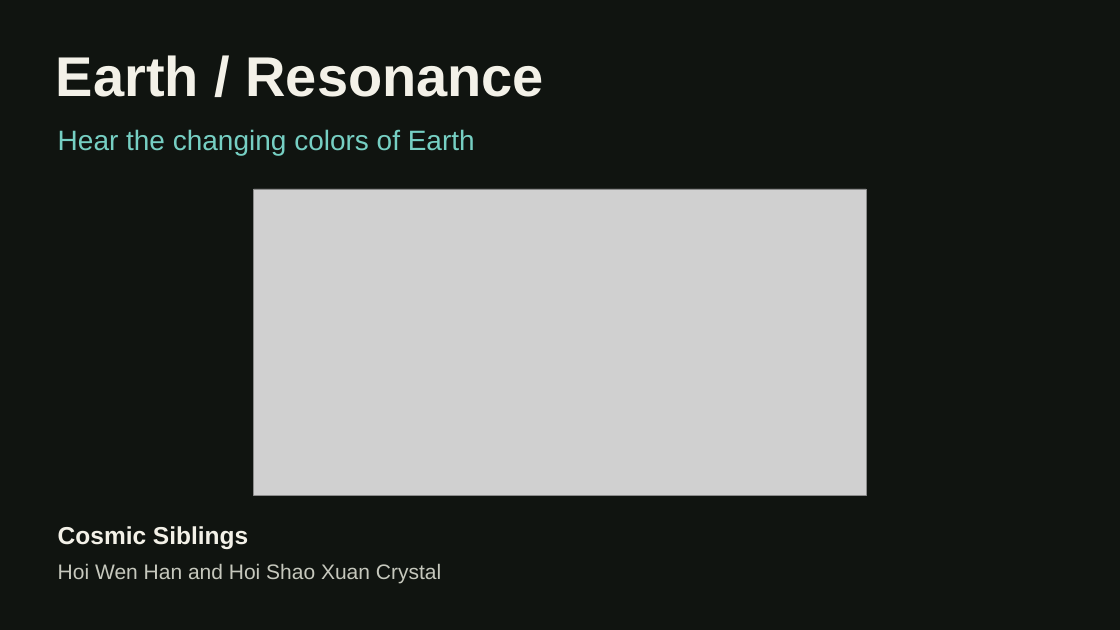
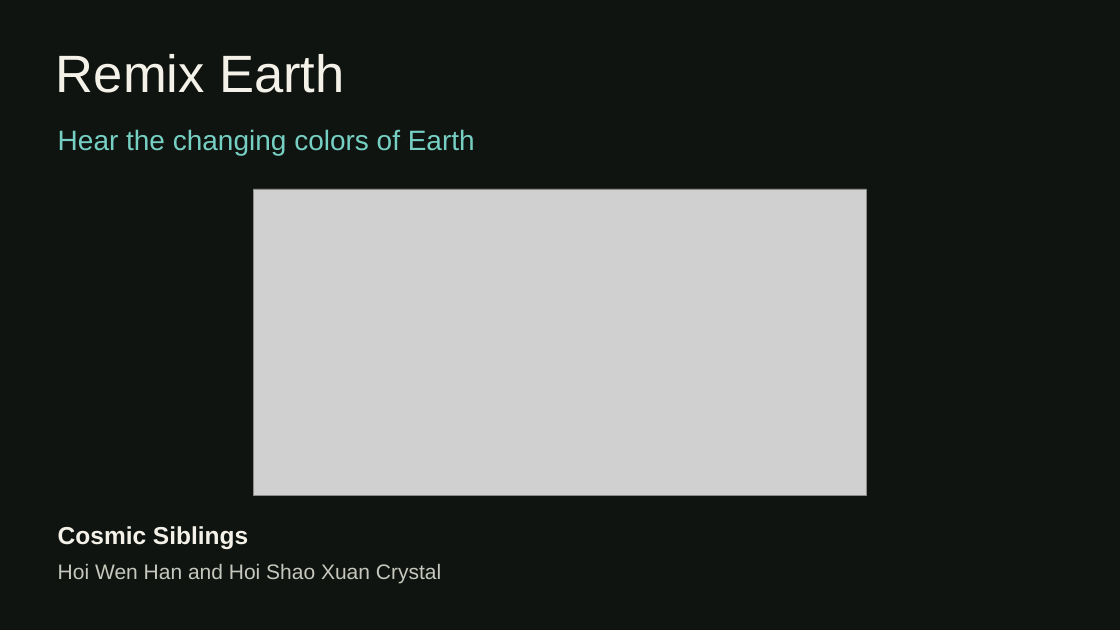
Before and after one commit to errorhOI/earth-resonance, a slide deck: slide 1 of docs/Earth-Resonance-Submission-7-Slides.pptx. Drawn at 1120x630 pixels with LibreOffice and Linux fonts; fonts in the diff are those of the drawing; grey boxes stand for pictures. Boxes give left, top, right and bottom in pixels: in the first picture for what was removed or moved away, otherwise in the second. Text is boxed around its words. In the diff, an @@ line names an element or a change of style, - is before the commit and + after.

Commit message:
Refresh seven-slide presentation for Remix Earth blue UI

```diff
--- a/docs/Earth-Resonance-Submission-7-Slides.pptx
+++ b/docs/Earth-Resonance-Submission-7-Slides.pptx
@@ text at (56,54,344,93): text changed; size 48 to 45 pt; bold off @@
-Earth / Resonance
+Remix Earth
```
Also in this commit, not shown: 3 other slides changed.
